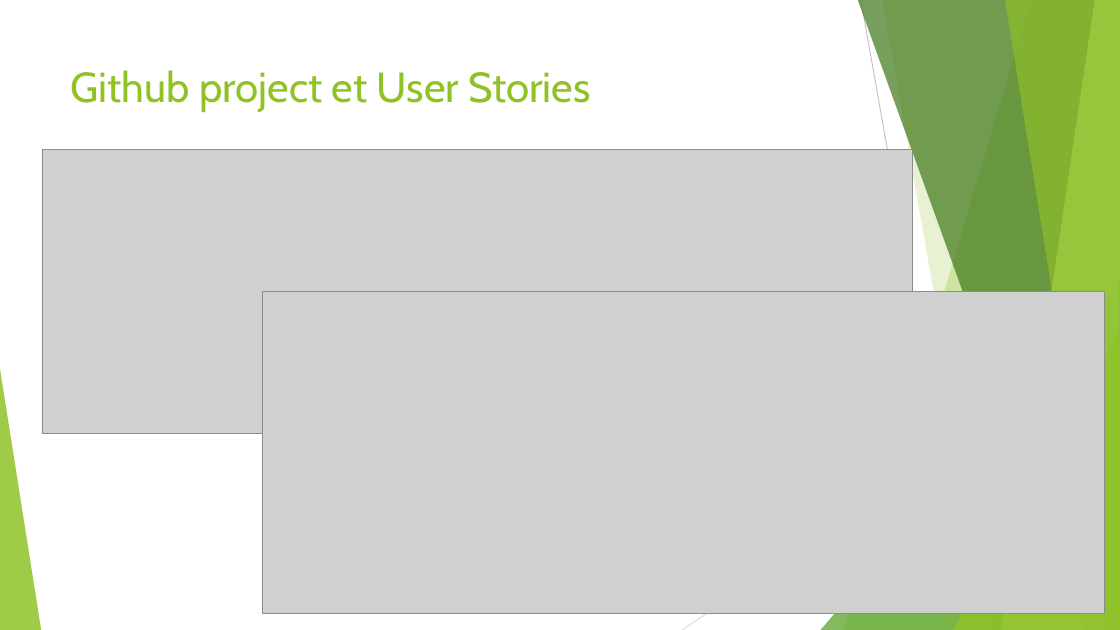
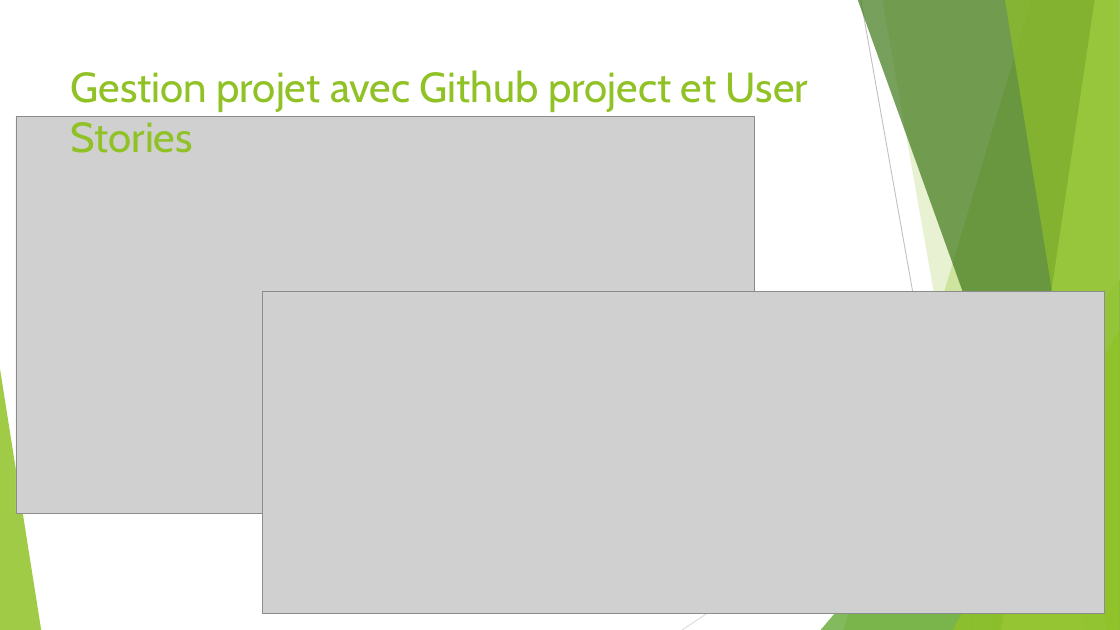
Before and after one commit to manelbenhamouda/projets-CDA, a slide deck: slide 18 of Diaporama Projet YOUR journey.pptx (slide 14 before the commit). Drawn at 1120x630 pixels with LibreOffice and Linux fonts; fonts in the diff are those of the drawing; grey boxes stand for pictures. Boxes give left, top, right and bottom in pixels: in the first picture for what was removed or moved away, otherwise in the second. Text is boxed around its words. In the diff, an @@ line names an element or a change of style, - is before the commit and + after.

```diff
--- a/Diaporama Projet YOUR journey.pptx
+++ b/Diaporama Projet YOUR journey.pptx
@@ title at box(71, 70, 808, 153): text changed @@
-Github project et User Stories
+Gestion projet avec Github project et User Stories
@@ picture: place and size @@
-picture at box(42, 150, 913, 433)
+picture at box(16, 117, 755, 514)
```
Also in this commit, not shown: 13 other slides changed, 5 other files.
